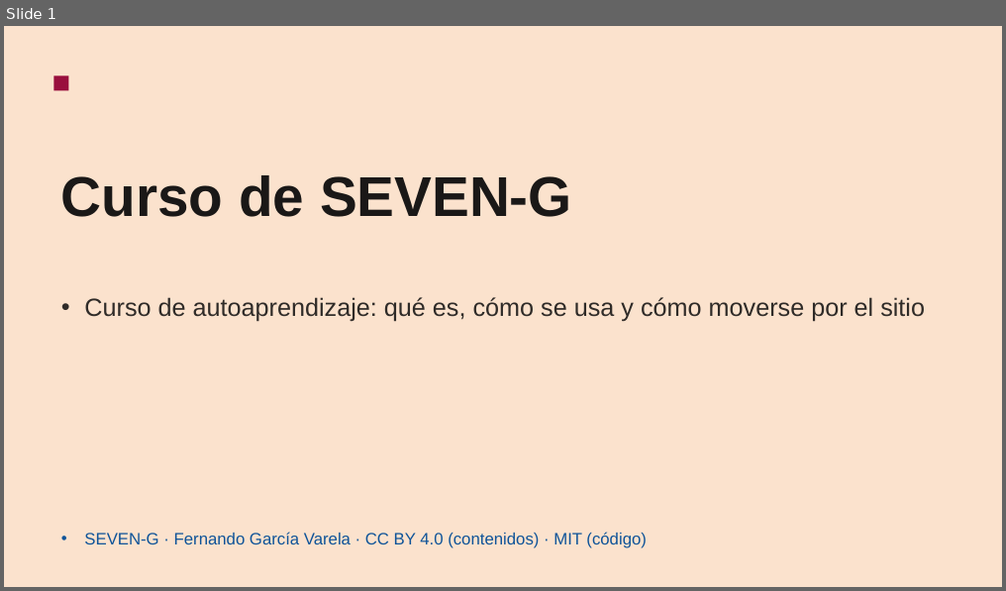
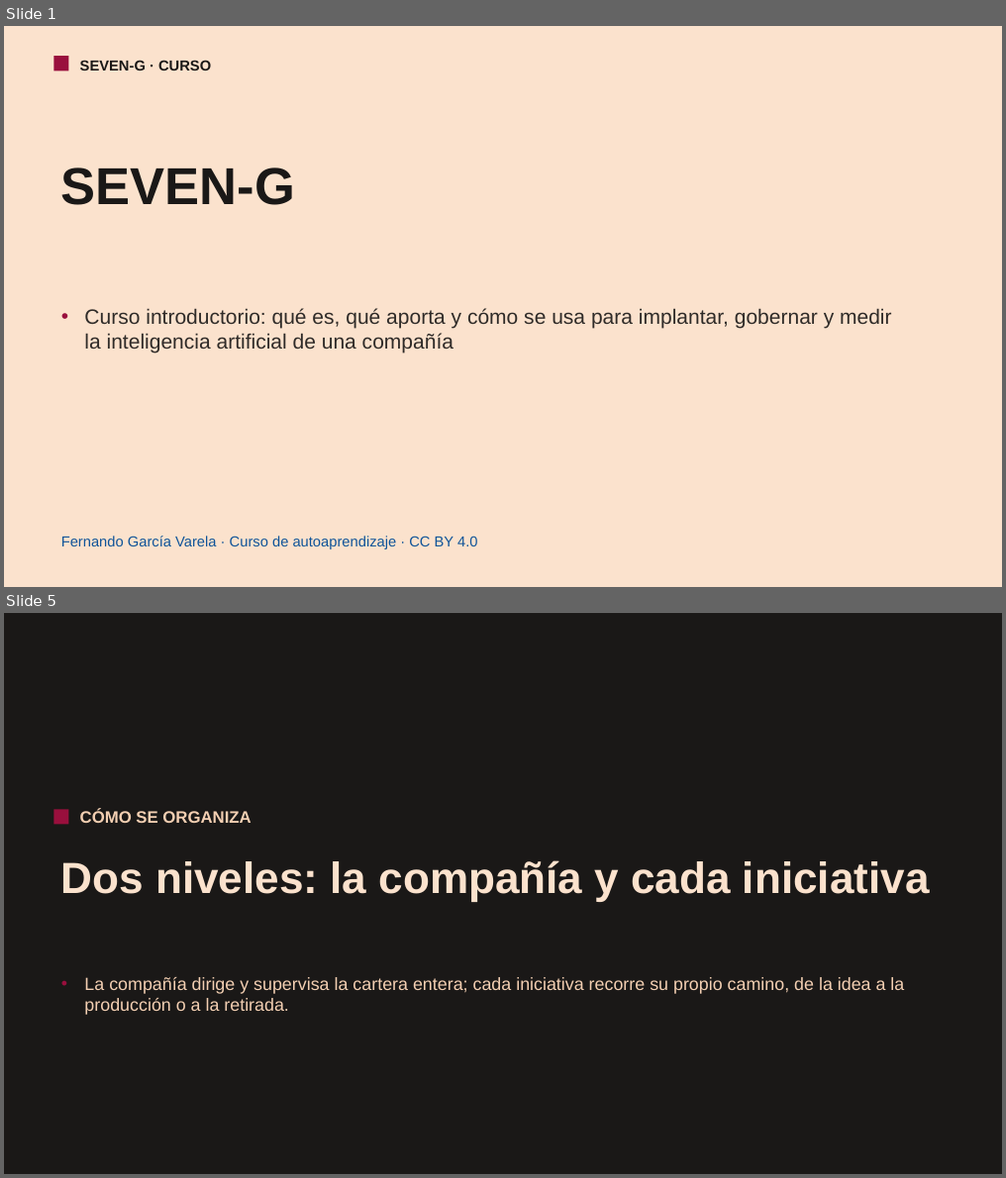
Before and after one commit to seachad/AI_CONSULTING, a slide deck: SEVEN-G/pptx/es/SEVEN-G_Curso.pptx. Shown one above the other, each under a label of ours: slide 1 before the commit, slides 1 and 5 after it; the slides between them are not shown. The pictures are 1006x591 and 1006x1178 pixels, drawn with LibreOffice and Linux fonts; fonts in the diff are those of the drawing. Boxes give left, top, right and bottom in pixels: in the first picture for what was removed or moved away, otherwise in the second. Text is boxed around its words. In the diff, an @@ line names an element or a change of style, - is before the commit and + after.

```diff
--- a/SEVEN-G/pptx/es/SEVEN-G_Curso.pptx
+++ b/SEVEN-G/pptx/es/SEVEN-G_Curso.pptx
@@ slide 5 added at (4, 613, 1002, 1174), background #1A1817 @@
@@ rectangle added at (54, 809, 69, 824), fill #990F3D @@
@@ text added at (80, 809, 251, 823), 16 pt, text #F3CFB2, bold @@
+CÓMO SE ORGANIZA
@@ text added at (61, 861, 930, 902), 42 pt, text #FBE2CD, bold @@
+Dos niveles: la compañía y cada iniciativa
@@ text added at (84, 977, 904, 1015), 17 pt, text #F3CFB2 @@
+• La compañía dirige y supervisa la cartera entera; cada iniciativa recorre su propio camino, de la idea a la producción o a la retirada.
@@ slide 1 changed as well @@
@@ rectangle: place and size @@
-rectangle at (54, 76, 69, 91)
+rectangle at (54, 56, 69, 71)
@@ text added at (80, 60, 211, 71), 14 pt, text #1A1817, bold @@
+SEVEN-G · CURSO
@@ text at (61, 168, 295, 205): text changed; size 54 to 50 pt @@
-Curso de SEVEN-G
+SEVEN-G
@@ text at (84, 308, 892, 354): text changed; size 24 to 20 pt @@
-• Curso de autoaprendizaje: qué es, cómo se usa y cómo moverse por el sitio
+• Curso introductorio: qué es, qué aporta y cómo se usa para implantar, gobernar y medir la inteligencia artificial de una compañía
@@ text at (61, 536, 477, 550): text changed; size 16 to 14 pt @@
-• SEVEN-G · Fernando García Varela · CC BY 4.0 (contenidos) · MIT (código)
+Fernando García Varela · Curso de autoaprendizaje · CC BY 4.0
```
Also in this commit, not shown: 15 other slides added, 11 slides removed, 2 other files.
